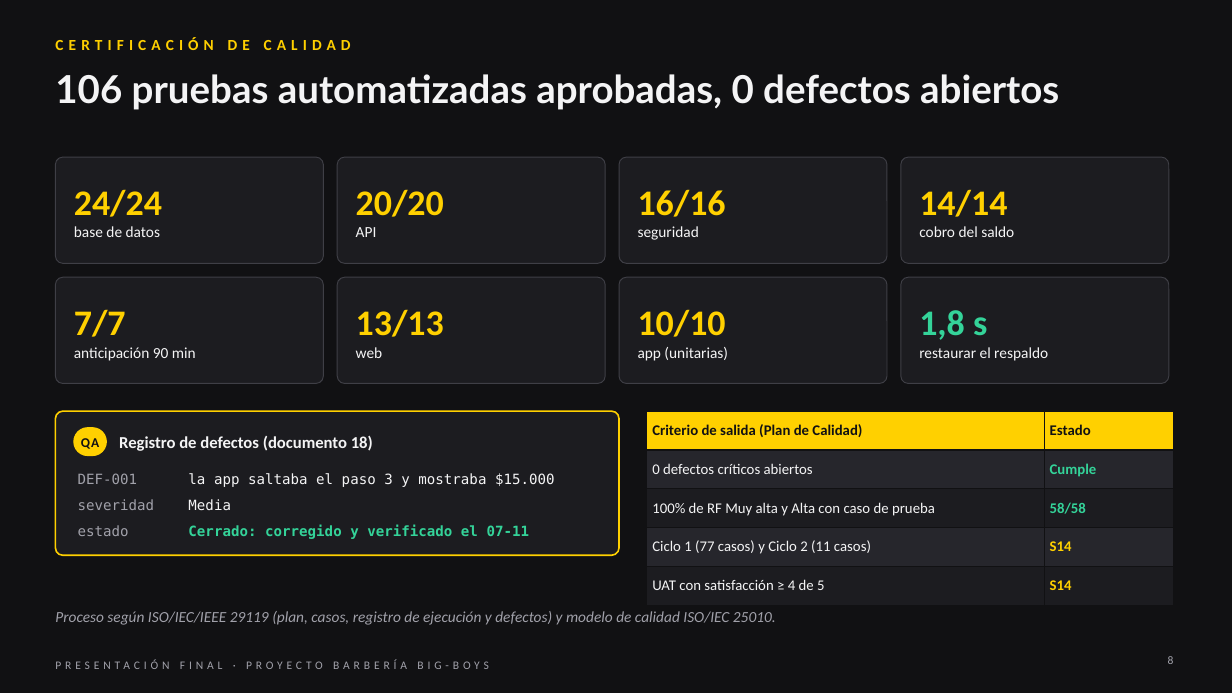
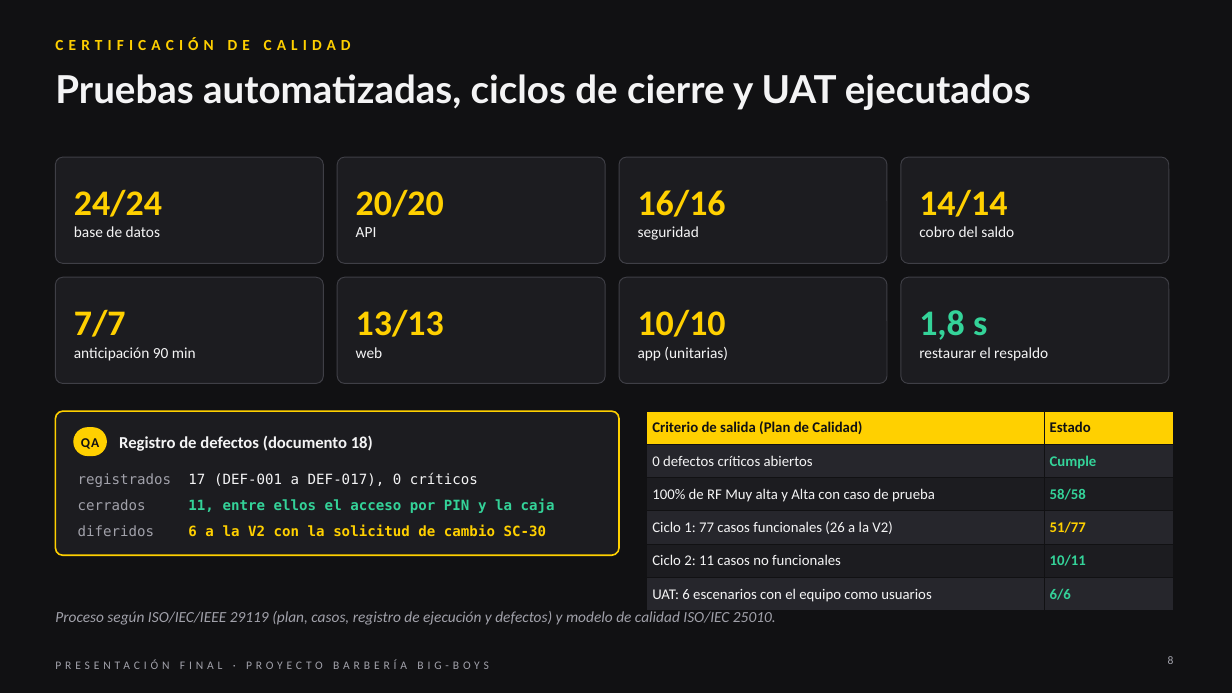
Before and after one commit to Yerko-Rosales/Proyecto_Barberia, a slide deck: slide 8 of Fase 3/Evidencias Grupales/Presentación Final del proyecto (Español).pptx. Drawn at 1232x693 pixels with LibreOffice and Linux fonts; fonts in the diff are those of the drawing. Boxes give left, top, right and bottom in pixels: in the first picture for what was removed or moved away, otherwise in the second. Text is boxed around its words. In the diff, an @@ line names an element or a change of style, - is before the commit and + after.

Commit message:
Cierre de pruebas (10-11-2026): Ciclo 1, Ciclo 2, UAT, Acta e Informe de Cierre
- Pruebas_UAT_10-11-2026: resultados de los 77 casos funcionales (51 aprobados, 26 diferidos a la V2),
  11 no funcionales (10 aprobados) y 6 escenarios UAT (6 aprobados), registro de 17 defectos, scripts y capturas.
- Documento 18 v1.5: resumen por ciclo, Tabla 20 (defectos) y Tabla 21 (resultado por caso).
- Documento 11 v1.5: SC-30 (casos diferidos a la V2) y SC-31 (UAT ejecutada por el equipo).
- Documento 15 v1.8: R-02 y R-15 cerrados (18 riesgos, 12 activos). Documento 00 v2.4 y README.
- Documento 13 v1.0 (Acta de Cierre) y documento 14 v1.0 (Informe de Cierre y Lecciones Aprendidas).
- Presentación final actualizada con los resultados del cierre.

```diff
--- a/Fase 3/Evidencias Grupales/Presentación Final del proyecto (Español).pptx
+++ b/Fase 3/Evidencias Grupales/Presentación Final del proyecto (Español).pptx
@@ title at (55,74,1031,110): text changed @@
-106 pruebas automatizadas aprobadas, 0 defectos abiertos
+Pruebas automatizadas, ciclos de cierre y UAT ejecutados
@@ table at (647,411,1174,606) @@
-row 4: Ciclo 1 (77 casos) y Ciclo 2 (11 casos) | S14
-row 5: UAT con satisfacción ≥ 4 de 5 | S14
+row 4: Ciclo 1: 77 casos funcionales (26 a la V2) | 51/77
+row 5: Ciclo 2: 11 casos no funcionales | 10/11
+row 6: UAT: 6 escenarios con el equipo como usuarios | 6/6
@@ table at (74,467,601,559) @@
-row 1, column 1: DEF-001
+row 1, column 1: registrados
-row 1, column 2: la app saltaba el paso 3 y mostraba $15.000
+row 1, column 2: 17 (DEF-001 a DEF-017), 0 críticos
-row 2, column 1: severidad
+row 2, column 1: cerrados
-row 2, column 2: Media
+row 2, column 2: 11, entre ellos el acceso por PIN y la caja
-row 3, column 1: estado
+row 3, column 1: diferidos
-row 3, column 2: Cerrado: corregido y verificado el 07-11
+row 3, column 2: 6 a la V2 con la solicitud de cambio SC-30
```
Also in this commit, not shown: 7 other slides changed, 31 other files.
